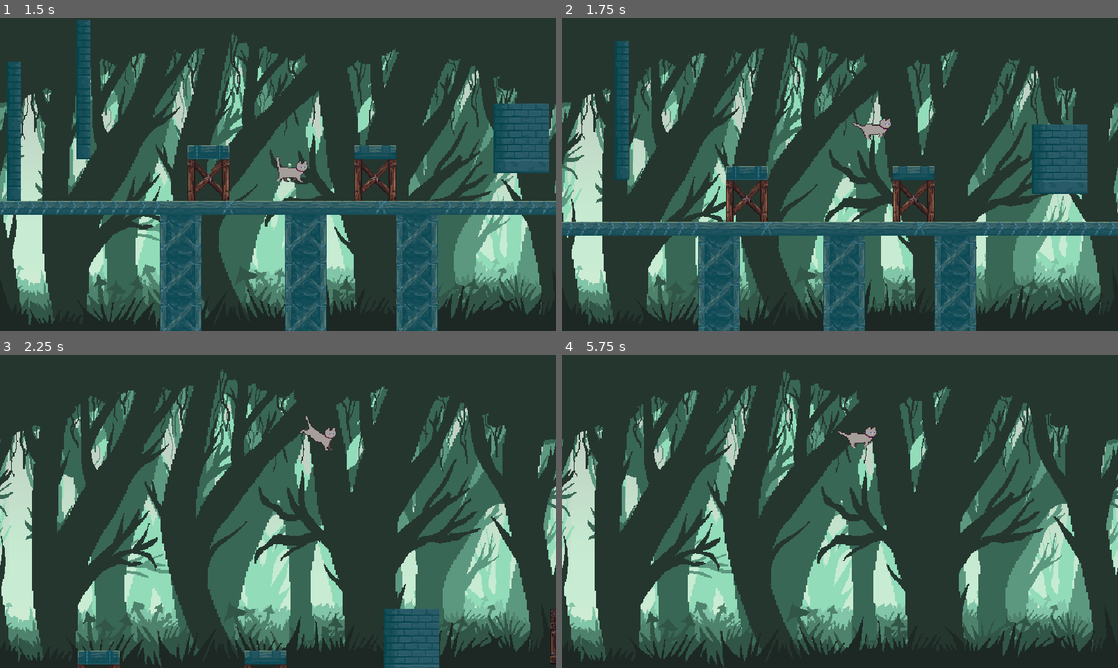
Above: before the commit, frames 1-4 (two rows, left to right).
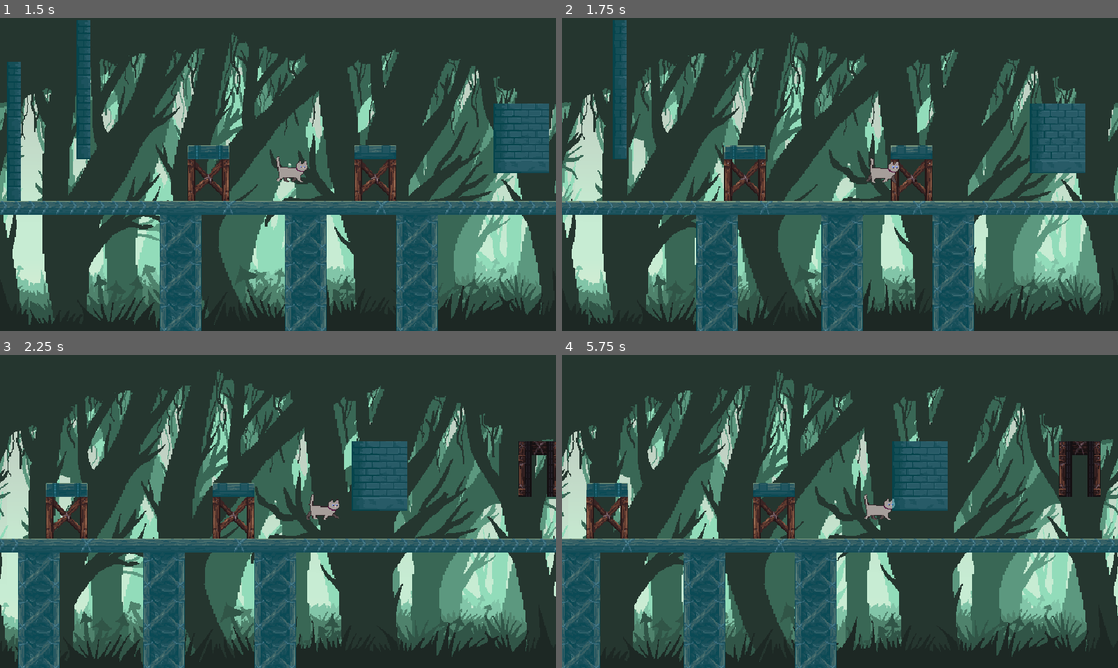
Above: after the commit, the same moments.

Repository: DrDGS/CatPlatformer
Game: Godot game, scene res://Scenes/UI/main_menu.tscn
The game is run twice, just before and just after one commit, with the same random seed, the same clock (stepped at 60 frames per second) and the same inputs.
Inputs:
- Up to frame 1 (1.5 s): click "Play" at 0.5 s; hold D (move_right) from 1.28 s (still down); hold Shift (run) from 1.28 s (still down)
- Up to frame 2 (1.75 s): keep holding D (move_right); keep holding Shift (run); tap Space (jump) at 1.52, 1.55 s
- Up to frame 3 (2.25 s): keep holding D (move_right); tap Space (jump) at 1.82, 2.1 s; release Shift (run) at 2.03 s
- Up to frame 4 (5.75 s): tap Space (jump) at 2.27, 2.57, 3.05, 4.52, 4.82, 5.27, 5.3, 5.57 s; tap Shift (run) at 2.3, 4.35 s; release D (move_right) at 2.78 s; hold A (move_left) 2.78-3.5 s; tap E (TestTakeDamage) at 2.85 s; click "Play" at 3.5 s; hold D (move_right) from 4.28 s (still down); hold Shift (run) from 5.03 s (still down)

Frame 1 is identical in both runs. In frame 2, 16% of the frame differs, in the area x 0-100%, y 0-100%; in frame 3, 34%; in frame 4, 37%, in the area x 0-100%, y 4-100%.
Error in both runs: Invalid operands 'float' and 'Vector2' in operator '+'. (res://Scripts/Character/Player.gd:55)

Commit message:
Fixed player_jump

Diff:
--- a/Scripts/Character/Player.gd
+++ b/Scripts/Character/Player.gd
@@ -46,7 +46,7 @@
 
 func _physics_process(delta):
 	apply_gravity(delta)
-	state_machine(delta)
+	state_machine()
 	print("Player state: ", State.keys()[player_state])
 	move_and_slide()
 
@@ -60,7 +60,7 @@
 	return GRAVITY_ASC if velocity.y < 0.0 else GRAVITY_DSC
 
 
-func state_machine(delta):
+func state_machine():
 	match player_state:
 		State.Idle:
 			player_idle()
@@ -72,8 +72,7 @@
 			player_run()
 
 		State.Jump:
-			print("JUMP")
-			player_jump(delta)
+			player_jump()
 
 
 func player_idle():
@@ -85,7 +84,7 @@
 	if plInput.direction and plInput.is_run:
 		player_state = State.Run
 
-	if plInput.is_jump:
+	if plInput.is_jump and is_on_floor():
 		player_state = State.Jump
 
 
@@ -95,7 +94,7 @@
 		player_state = State.Idle
 	if plInput.direction and plInput.is_run:
 		player_state = State.Run
-	if plInput.is_jump:
+	if plInput.is_jump and is_on_floor():
 		player_state = State.Jump
 
 
@@ -106,23 +105,32 @@
 		player_state = State.Idle
 	if  not plInput.is_run:
 		player_state = State.Walk
-	if plInput.is_jump:
+	if plInput.is_jump and is_on_floor():
 		player_state = State.Jump
 
 
-func player_jump(delta):
-	velocity.y = JUMP_VELOCITY
+func player_jump():
+	if plInput.in_air:
+		if is_on_floor():
+			velocity.y = JUMP_VELOCITY
+		player_state = State.Jump
 
 	print("Vertical velocity: ", velocity.y)
 
-	if is_on_floor() and not plInput.direction:
-		player_state = State.Idle
-	if is_on_floor() and plInput.direction and not plInput.is_run:
-		player_state = State.Walk
-	if is_on_floor() and plInput.direction and plInput.is_run:
-		player_state = State.Run
-	if plInput.is_jump and not is_on_floor():
-		pass
+	if plInput.in_air:
+		# jump without collisions
+		if velocity.y >= GRAVITY_DSC * TIME_ASCEND * 0.1:
+			plInput.in_air = false
+		#if get_last_slide_collision():
+			#plInput.in_air = false
+
+	if not plInput.in_air and is_on_floor():
+		if not plInput.direction:
+			player_state = State.Idle
+		elif plInput.direction and not plInput.is_run:
+			player_state = State.Walk
+		elif plInput.direction and plInput.is_run:
+			player_state = State.Run
 
 
 func jump_animation_finished():
--- a/Scripts/Character/PlayerInput.gd
+++ b/Scripts/Character/PlayerInput.gd
@@ -3,6 +3,7 @@
 var direction
 var is_run
 var is_jump
+var in_air
 
 # Input handler
 # List of actions
@@ -20,5 +21,6 @@
 
 	if Input.is_action_just_pressed("jump"):
 		is_jump = true
+		in_air = true
 	else:
 		is_jump = false
--- a/project.godot
+++ b/project.godot
@@ -24,7 +24,6 @@
 
 window/size/viewport_width=640
 window/size/viewport_height=360
-window/size/mode=3
 window/size/resizable=false
 window/size/window_width_override=1280
 window/size/window_height_override=720
